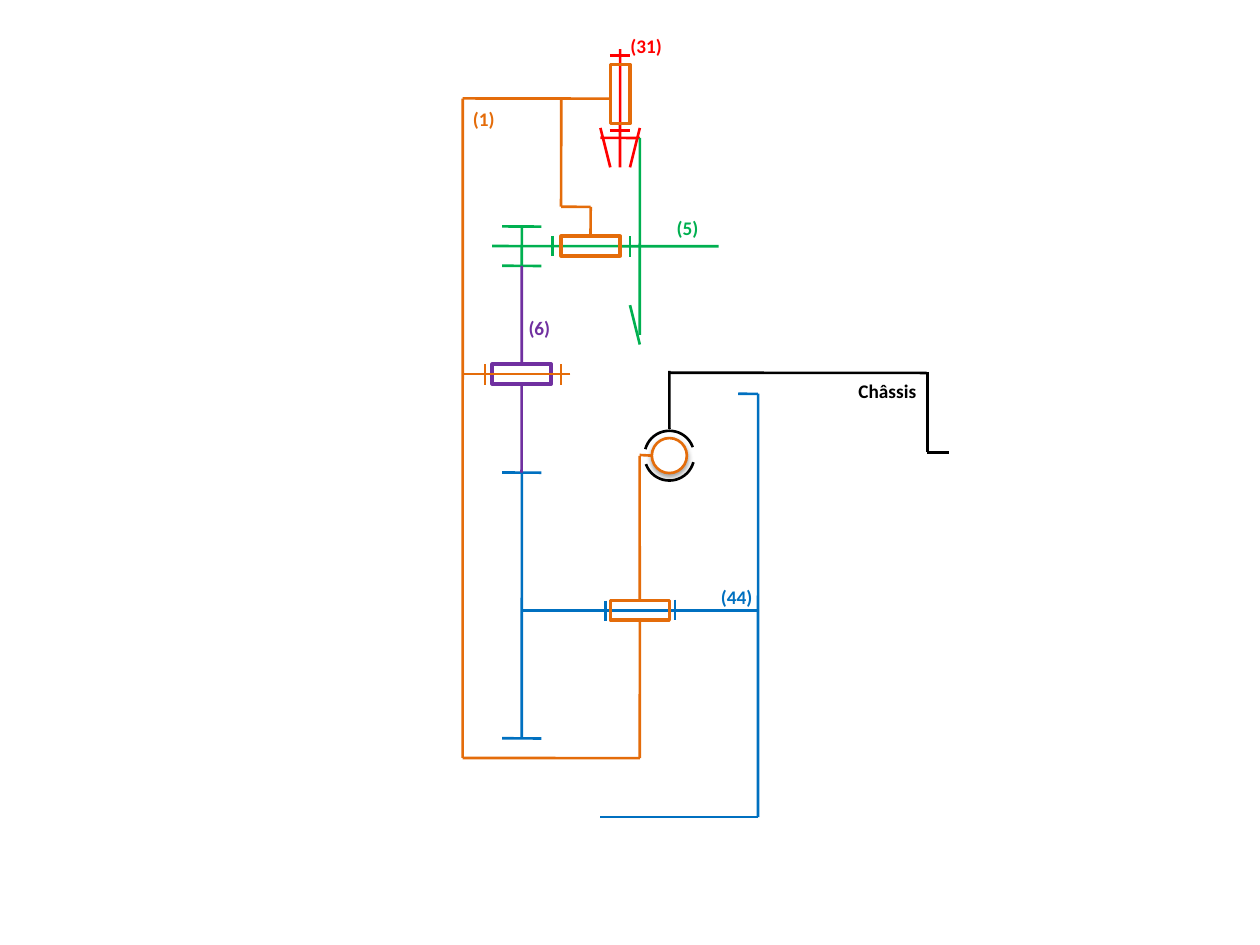
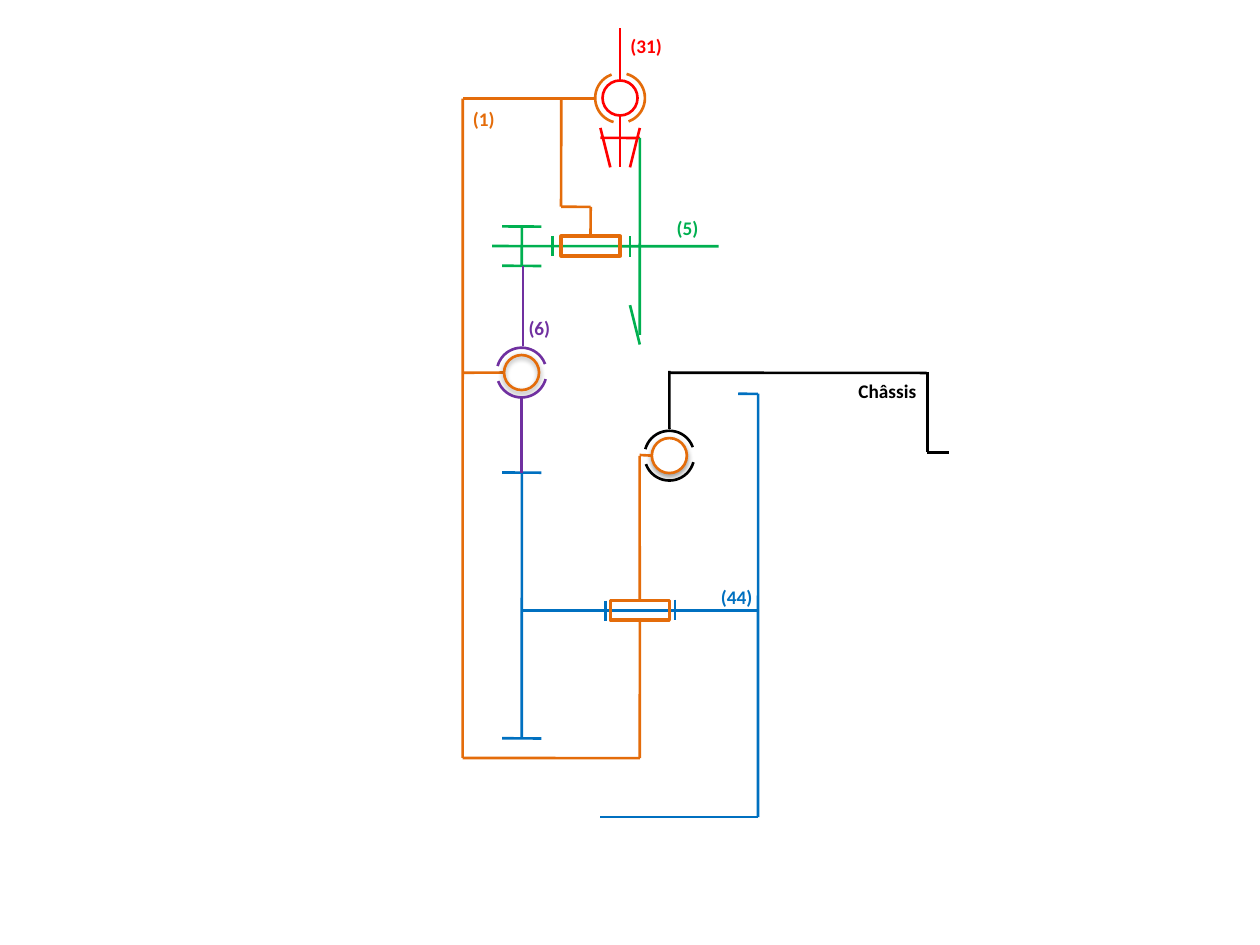
Before and after one commit to xpessoles/03_Etude_Cinematique_Systemes_Solides_Chaine_Energie_Analyser_Modeliser_Resoudre, a slide deck: slide 1 of Mecanismes/020_RoueMotriceDirectrice/Schemas/Schemas.pptx. Drawn at 1260x945 pixels with LibreOffice and Linux fonts; fonts in the diff are those of the drawing; background and template pictures are left out. Boxes give left, top, right and bottom in pixels: in the first picture for what was removed or moved away, otherwise in the second. Text is boxed around its words. In the diff, an @@ line names an element or a change of style, - is before the commit and + after.

Commit message:
MAJ du schéma cinématique

```diff
--- a/Mecanismes/020_RoueMotriceDirectrice/Schemas/Schemas.pptx
+++ b/Mecanismes/020_RoueMotriceDirectrice/Schemas/Schemas.pptx
@@ line moved from (610, 55) - (630, 55) to (620, 29) - (620, 81) @@
@@ arc (boxed as its full ellipse) added at <box>595,73,645,123</box>, outline #E46C0A 1.5 pt @@
@@ arc (boxed as its full ellipse) added at <box>595,73,645,123</box>, outline #E46C0A 1.5 pt @@
@@ ellipse added at <box>602,81,638,116</box>, outline #FF0000 1.5 pt @@
@@ rectangle removed at <box>610,65,631,124</box> @@
@@ line moved from (610, 98) - (462, 98) to (595, 98) - (462, 98) @@
@@ line moved from (620, 49) - (620, 168) to (620, 116) - (620, 168) @@
@@ line removed from (610, 131) to (630, 131) @@
@@ line added from (523, 266) to (523, 346), #7030A0 1.5 pt @@
@@ arc (boxed as its full ellipse) added at <box>496,348,547,398</box>, outline #7030A0 1.5 pt @@
@@ arc (boxed as its full ellipse) added at <box>496,348,547,398</box>, outline #7030A0 1.5 pt @@
@@ ellipse added at <box>504,355,539,391</box>, outline #E46C0A 1.5 pt @@
@@ line moved from (571, 374) - (462, 374) to (504, 373) - (462, 373) @@
@@ line removed from (485, 364) to (485, 384) @@
@@ rectangle removed at <box>493,364,552,384</box> @@
@@ line removed from (561, 364) to (561, 384) @@
@@ line moved from (522, 266) - (522, 472) to (522, 397) - (522, 472) @@
```
